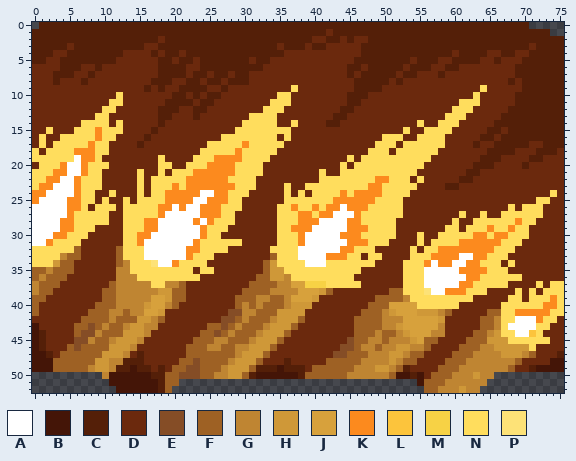
A sprite sheet gets an edit: textures/card_art/cardart_fullauto.png. This is how it looked before the edit.
The file is 76x53 pixels. Colours within 5 levels of each other are drawn and written as one.
Palette (. is transparent): A #ffffff  B #441507  C #541f08  D #6b290d  E #854d26  F #9e6124  G #bf8532  H #cf9838  J #d7a13c  K #fc8a1e  L #fcc43c  M #f7d245  N #ffdd5d  P #fde277
After:
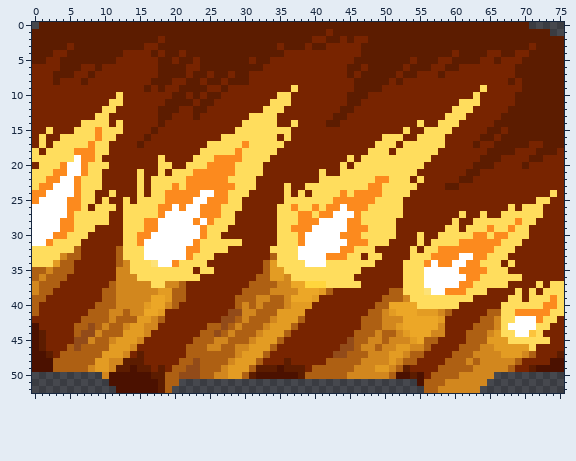
Difference:
colour B: #441507 -> #4b1100
colour C: #541f08 -> #5c1c00
colour D: #6b290d -> #782400
colour E: #854d26 -> #924b19
colour F: #9e6124 -> #ae6013
colour G: #bf8532 -> #d2871e
colour H: #cf9838 -> #e39c23
colour J: #d7a13c -> #eca727
colour M: #f7d245 -> #ffd63d
Changed rows in their new state; - is a pixel that keeps its letter.
first column x 46:
39 ---D--------------
40 --D---------------
41 -D----------------
42 D-----------------
43 D----------------F
44 ----------------F-
first column x 60:
48 ---F
49 -FF-
50 F--G
52 -G--
Where, in picture pixels (left, top, right, bottom), the same in both pictures:
changed: (32, 22, 564, 393)
